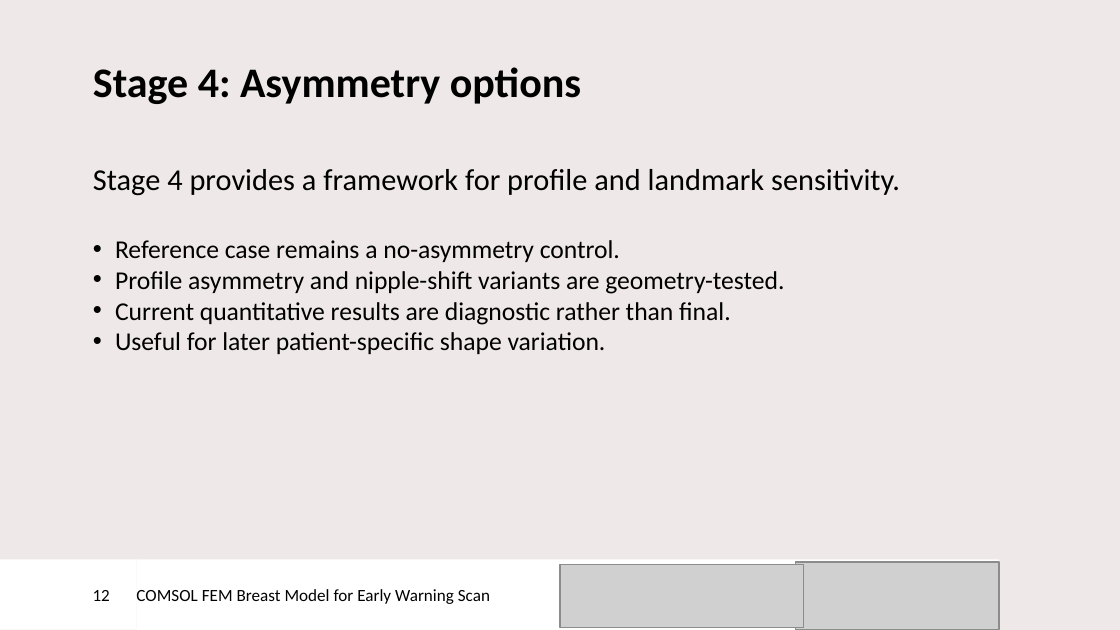
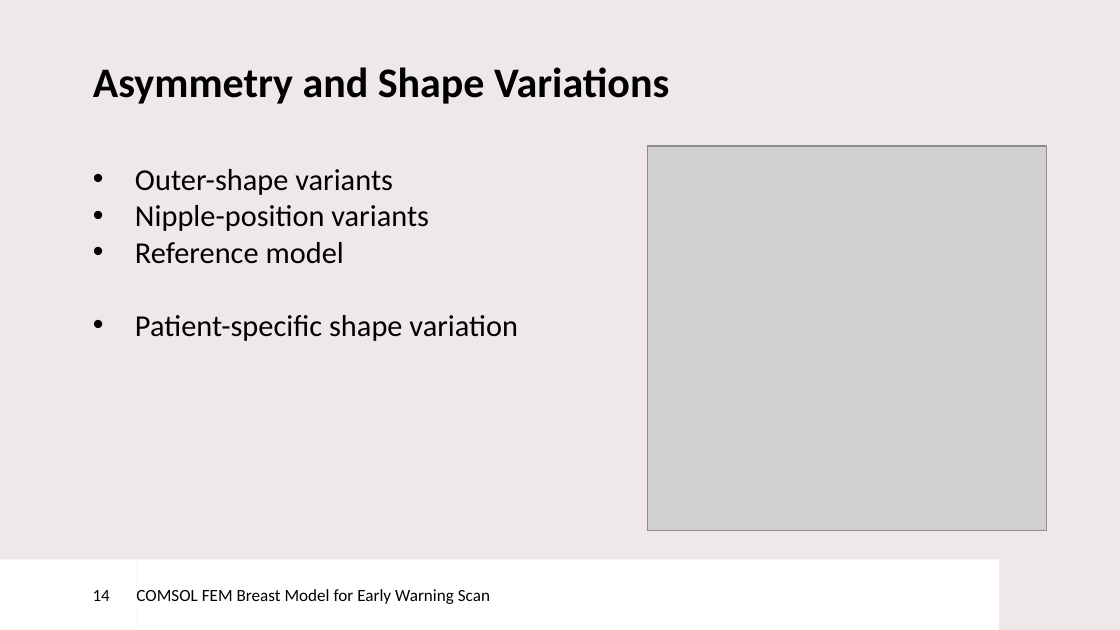
Before and after one commit to DaanKuijpers11/ews-comsol-breast-fem, a slide deck: slide 14 of docs/presentation/Early Warning Scan intership presentation - Daan Kuijpers.pptx (slide 12 before the commit). Drawn at 1120x630 pixels with LibreOffice and Linux fonts; fonts in the diff are those of the drawing; grey boxes stand for pictures; background and template pictures are left out. Boxes give left, top, right and bottom in pixels: in the first picture for what was removed or moved away, otherwise in the second. Text is boxed around its words. In the diff, an @@ line names an element or a change of style, - is before the commit and + after.

```diff
--- a/docs/presentation/Early Warning Scan intership presentation - Daan Kuijpers.pptx
+++ b/docs/presentation/Early Warning Scan intership presentation - Daan Kuijpers.pptx
@@ title at bbox=[93, 67, 669, 104]: text changed @@
-Stage 4: Asymmetry options
+Asymmetry and Shape Variations
@@ picture added at bbox=[647, 146, 1046, 531] @@
@@ text at bbox=[135, 169, 518, 341]: text changed; size 16.5 to 19.5 pt @@
-Stage 4 provides a framework for profile and landmark sensitivity.
-    • Reference case remains a no-asymmetry control.
-    • Profile asymmetry and nipple-shift variants are geometry-tested.
-    • Current quantitative results are diagnostic rather than final.
-    • Useful for later patient-specific shape variation.
+• Outer-shape variants
+• Nipple-position variants
+• Reference model
+• Patient-specific shape variation
@@ picture removed at bbox=[560, 564, 804, 628] @@
@@ picture removed at bbox=[795, 562, 999, 630] @@
@@ page number at bbox=[93, 590, 110, 601]: text changed @@
-12
+14
```
Also in this commit, not shown: 15 other slides changed, 18 slides added, 5 slides removed, 9 other files.
